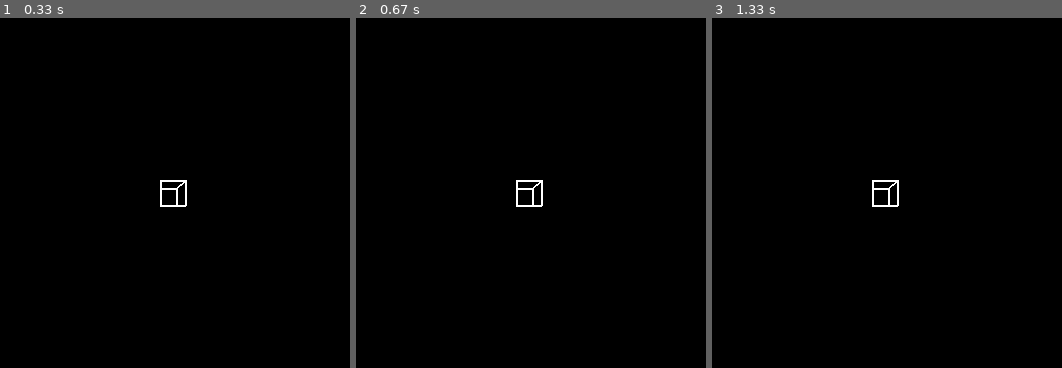
Above: before the commit, frames 1-3 (left to right).
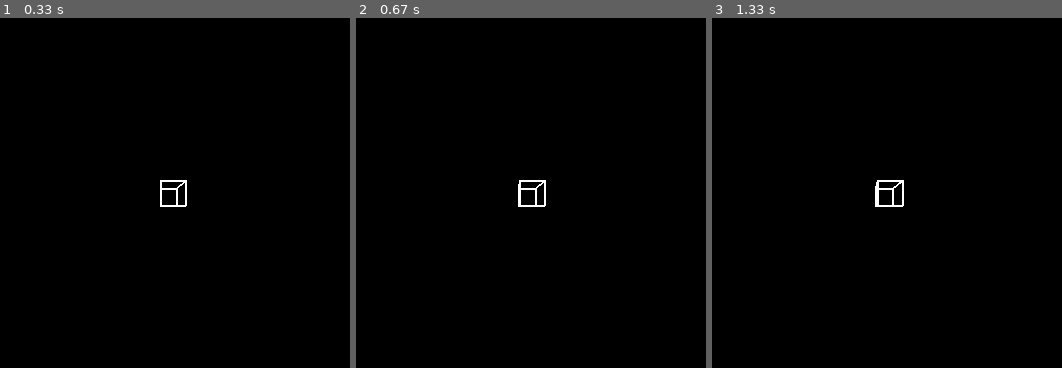
Above: after the commit, the same moments.

Repository: Anthony-Gambale/Pygame-3D
Game: pygame game, started from src/main.py
The game is run twice, just before and just after one commit, with the same random seed, the same clock (stepped at 60 frames per second) and the same inputs.
Inputs:
- Up to frame 1 (0.33 s): no input
- Up to frame 2 (0.67 s): hold A from 0.33 s (still down); hold Right from 0.33 s (still down)
- Up to frame 3 (1.33 s): release A at 0.8 s; release Right at 0.8 s; tap Space at 0.83 s; hold Shift from 1.23 s (still down); hold Right from 1.23 s (still down)
The pictures show only the part of the screen within x 27-77%, y 23-73%; the shares and areas given below are measured in that part.

Frame 1 is identical in both runs. In frame 2, 0.3% of the frame differs, in the area x 45-55%, y 46-54%; in frame 3, 0.3%.

Commit message:
some strange behaviour in projection

Diff:
--- a/src/main.py
+++ b/src/main.py
@@ -2,11 +2,7 @@
 import pygame
 from projection import project_scene
 from scene import cube_scene
-
-### debug
-# from scene import Line2D
-# from vector import Vec2
-# test_line = Line2D(Vec2([0, 0]), Vec2([20, 300])) # for testing
+from vector import Vec3
 
 pygame.init()
 
@@ -34,28 +30,28 @@
         if event.type == pygame.QUIT:
             run = False
 
-        # key presses
-        if event.type == pygame.KEYDOWN:
-            if event.key == pygame.K_LEFT:
-                pass
-            elif event.key == pygame.K_RIGHT:
-                pass
-            elif event.key == pygame.K_UP:
-                pass
-            elif event.key == pygame.K_DOWN:
-                pass
-            elif event.key == ord('w'):
-                pass
-            elif event.key == ord('a'):
-                pass
-            elif event.key == ord('s'):
-                pass
-            elif event.key == ord('d'):
-                pass
-            elif event.key == pygame.K_LSHIFT:
-                pass
-            elif event.key == pygame.K_SPACE:
-                pass
+    keys = pygame.key.get_pressed()
+
+    if keys[pygame.K_LEFT]:
+        pass
+    if keys[pygame.K_RIGHT]:
+        pass
+    if keys[pygame.K_UP]:
+        pass
+    if keys[pygame.K_DOWN]:
+        pass
+    if keys[ord('w')]:
+        pass
+    if keys[ord('a')]:
+        scene.camera.translate(Vec3([-5, 0, 0]))
+    if keys[ord('s')]:
+        pass
+    if keys[ord('d')]:
+        pass
+    if keys[pygame.K_LSHIFT]:
+        pass
+    if keys[pygame.K_SPACE]:
+        pass
 
     """ draw current scene """
     #  clear the previous frame
@@ -66,9 +62,6 @@
         for projected_line in projected_shape.lines:
             projected_line.draw(win, win_width, win_height)
 
-    # debug
-    #test_line.draw(win, win_width, win_height)
-
     # update the display
     pygame.display.update()
 
